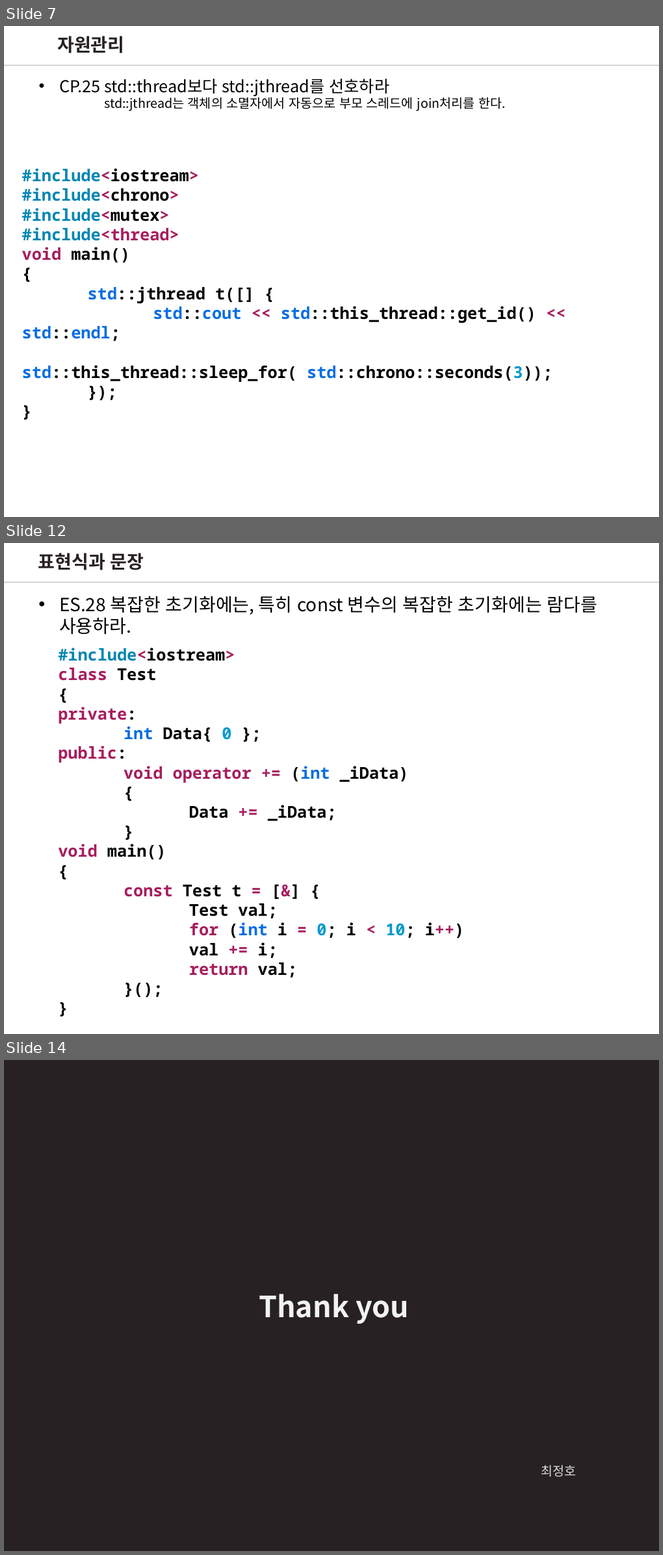
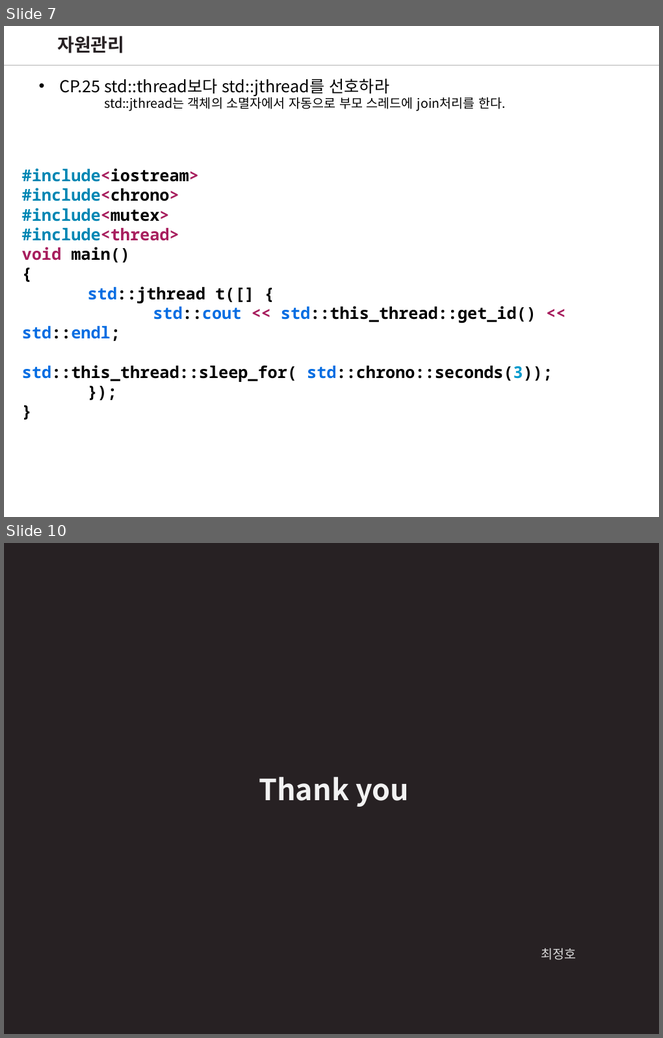
Before and after one commit to wjdgh2910a/CPP_Core_Guidelines_Study, a slide deck: CoreGuideLinesStudy_4.pptx. Shown one above the other, each under a label of ours: slides 7, 12 and 14 before the commit, slides 7 and 10 after it; the slides between them are not shown. The pictures are 663x1555 and 663x1038 pixels, drawn with LibreOffice and Linux fonts; fonts in the diff are those of the drawing. Boxes give left, top, right and bottom in pixels: in the first picture for what was removed or moved away, otherwise in the second. Text is boxed around its words. In the diff, an @@ line names an element or a change of style, - is before the commit and + after.

```diff
--- a/CoreGuideLinesStudy_4.pptx
+++ b/CoreGuideLinesStudy_4.pptx
@@ slide 12 removed at (4, 543, 659, 1034), background #FFFFFF @@
@@ text removed at (38, 553, 144, 570) @@
-표현식과 문장
@@ line removed from (659, 582) to (4, 582) @@
@@ line removed from (659, 582) to (4, 582) @@
@@ text removed at (59, 596, 597, 635) @@
-• ES.28 복잡한 초기화에는, 특히 const 변수의 복잡한 초기화에는 람다를 사용하라.
@@ text removed at (58, 648, 464, 978) @@
-#include<iostream>
-class Test
-{
-private:
-int Data{ 0 };
-public:
-void operator += (int _iData)
-{
-Data += _iData;
-}
-void main()
-{
-const Test t = [&] {
-Test val;
-for (int i = 0; i < 10; i++)
-val += i;
-return val;
-}();
-}
@@ what was slide 14 is now slide 10 @@
```
Also in this commit, not shown: 1 slide changed, 1 slide added, 4 other slides removed.
